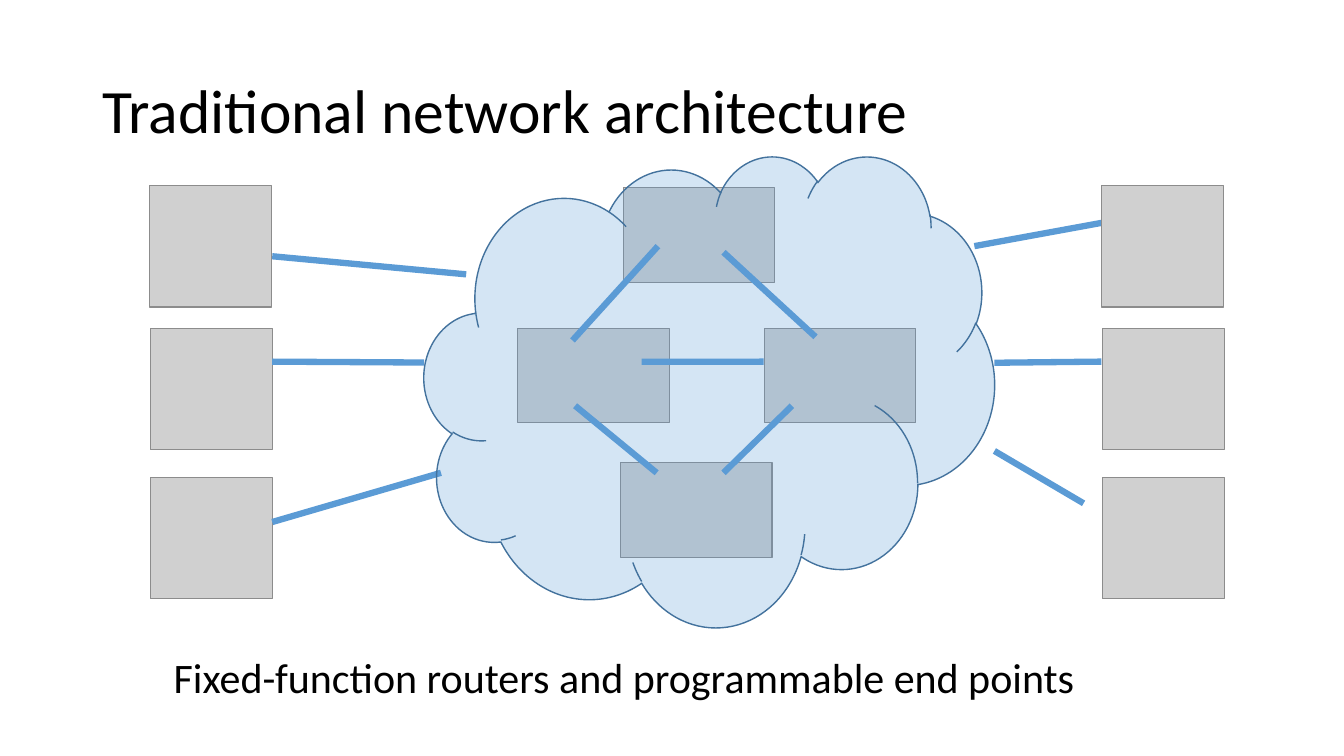
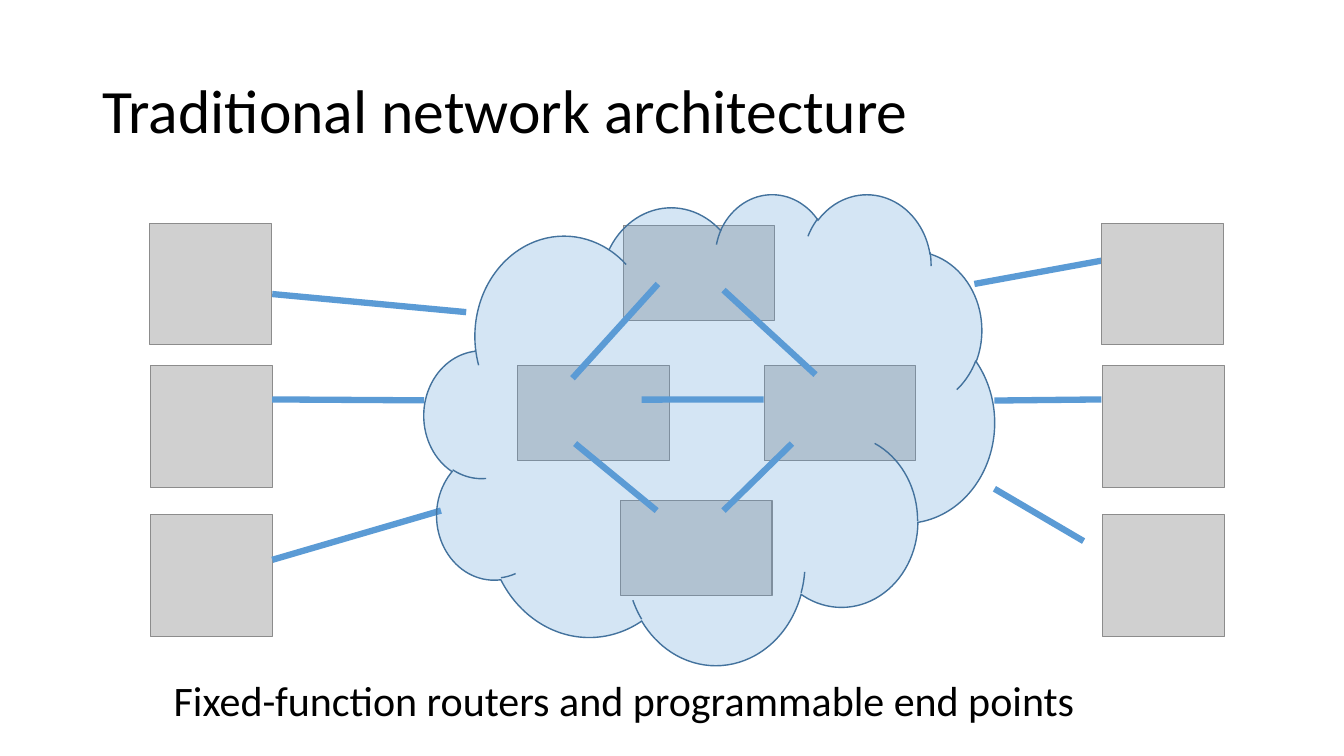
Before and after one commit to anirudhSK/pifo-domino-marple-ppts, a slide deck: slide 2 of combined_domino_pifo.pptx. Drawn at 1344x756 pixels with LibreOffice and Linux fonts; fonts in the diff are those of the drawing; grey boxes stand for pictures. Boxes give left, top, right and bottom in pixels: in the first picture for what was removed or moved away, otherwise in the second. Text is boxed around its words. In the diff, an @@ line names an element or a change of style, - is before the commit and + after.

```diff
--- a/combined_domino_pifo.pptx
+++ b/combined_domino_pifo.pptx
@@ 4 lines, 3 pictures moved together from (x1=149, y1=186, x2=1224, y2=558) to (x1=149, y1=223, x2=1224, y2=595) @@
@@ 7 pictures, 7 lines, 1 cloud moved together from (x1=150, y1=155, x2=1225, y2=626) to (x1=150, y1=194, x2=1225, y2=664) @@
@@ text "Fixed-function routers and programmable end ..." moved from (x1=174, y1=664, x2=1074, y2=701) to (x1=174, y1=687, x2=1074, y2=724) @@
```
Also in this commit, not shown: 6 other slides changed, 3 slides added, 2 slides removed, 1 other file.
